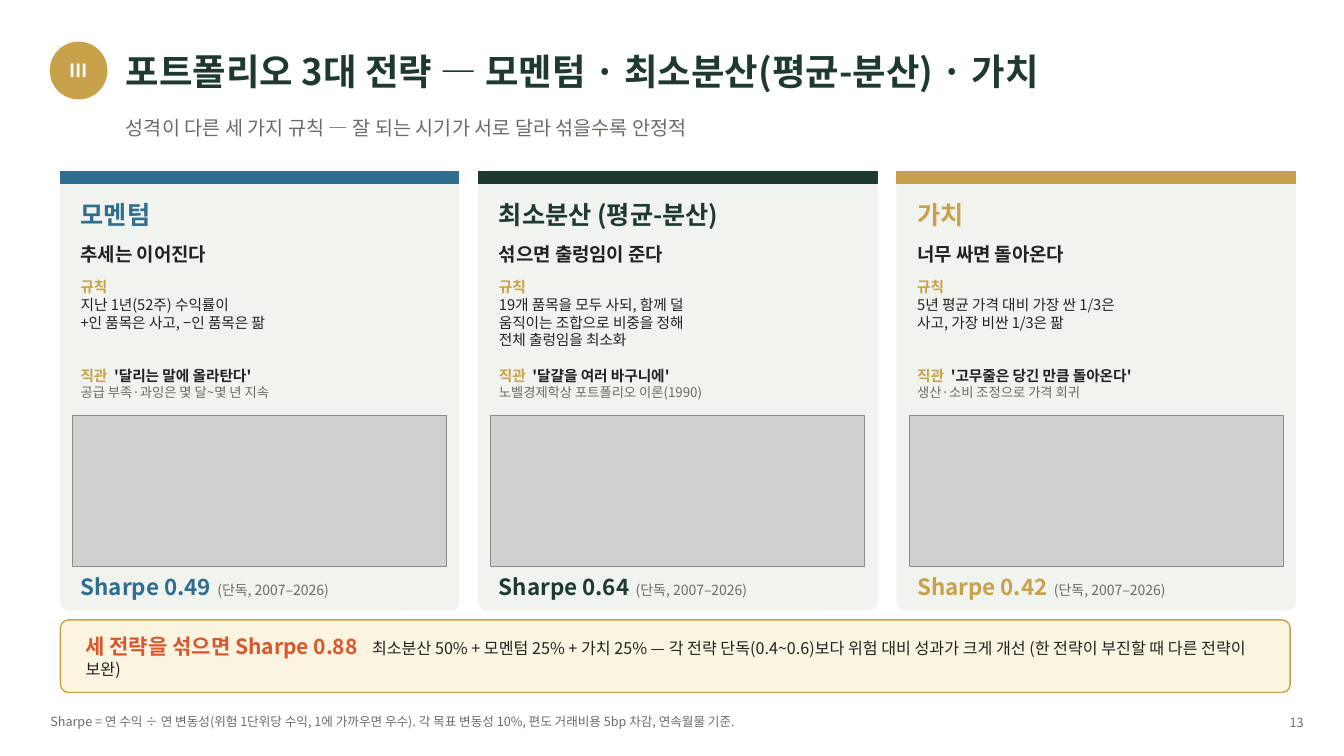
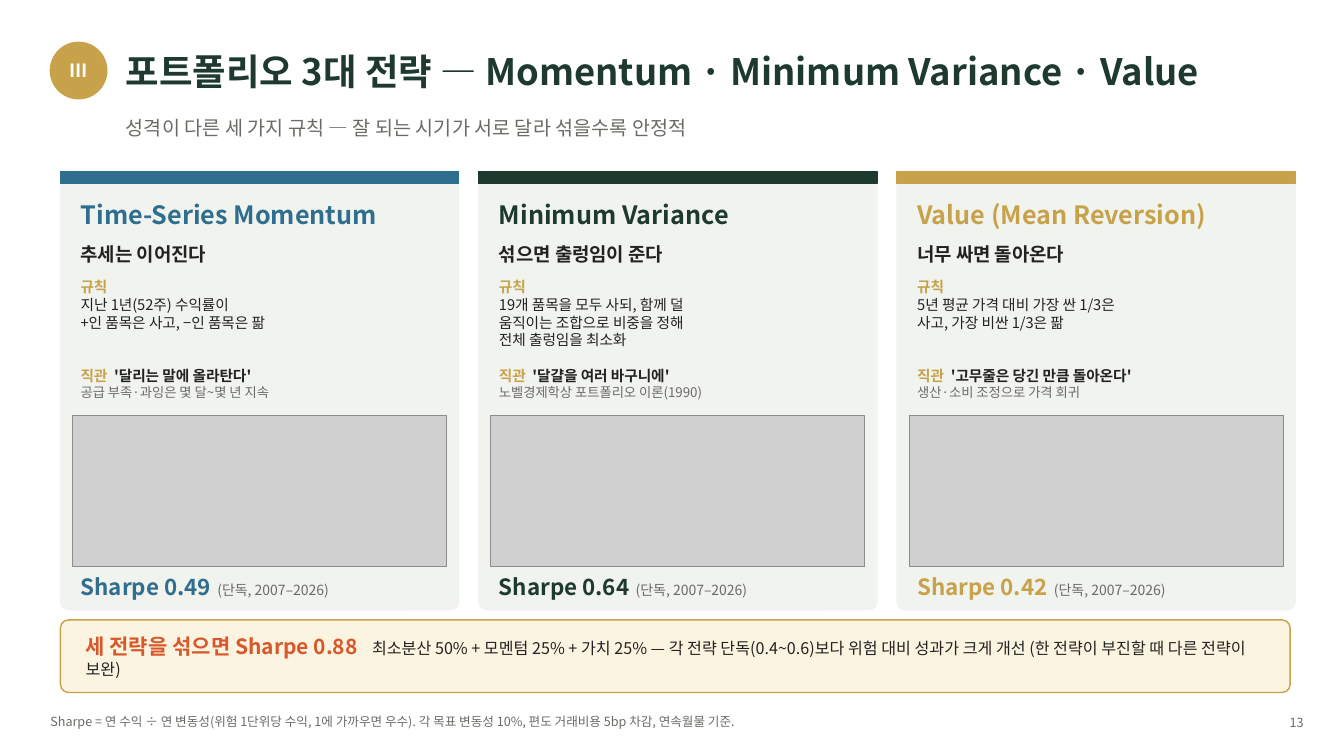
Before and after one commit to grainchobo-alt/commodity-analytics-lab, a slide deck: slide 13 of docs/발표/원자재_퀀트_MI_발표_v4.pptx. Drawn at 1344x756 pixels with LibreOffice and Linux fonts; fonts in the diff are those of the drawing; grey boxes stand for pictures. Boxes give left, top, right and bottom in pixels: in the first picture for what was removed or moved away, otherwise in the second. Text is boxed around its words. In the diff, an @@ line names an element or a change of style, - is before the commit and + after.

```diff
--- a/docs/발표/원자재_퀀트_MI_발표_v4.pptx
+++ b/docs/발표/원자재_퀀트_MI_발표_v4.pptx
@@ text at (126,54,1199,89): text changed @@
-포트폴리오 3대 전략 — 모멘텀 · 최소분산(평균-분산) · 가치
+포트폴리오 3대 전략 — Momentum · Minimum Variance · Value
@@ text at (81,203,377,225): text changed @@
-모멘텀
+Time-Series Momentum
@@ text at (499,203,728,225): text changed @@
-최소분산 (평균-분산)
+Minimum Variance
@@ text at (917,203,1206,229): text changed @@
-가치
+Value (Mean Reversion)
```
Also in this commit, not shown: 2 other slides changed, 48 other files.
